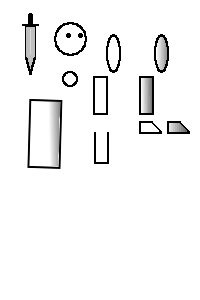
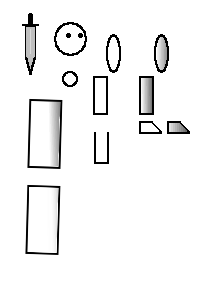
Layers edited between the first and the second 200×300 image:
added layer "Layer 9(pasted)" above "Layer 1 Merged" over [left=25, top=184, right=61, bottom=255]
